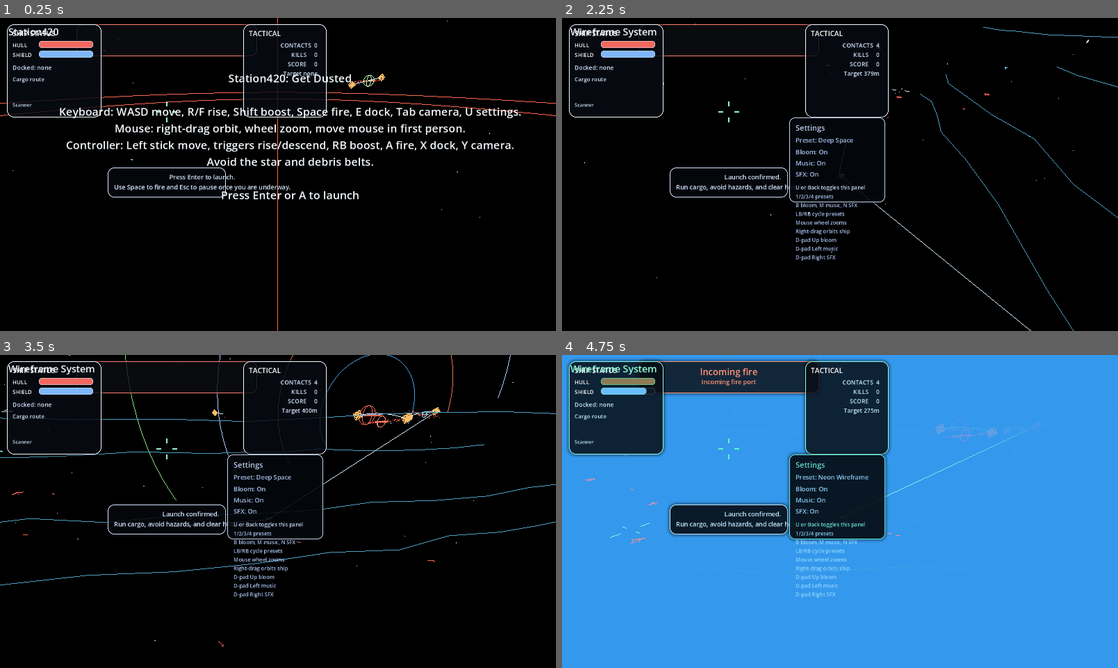
Above: before the commit, frames 1-4 (two rows, left to right).
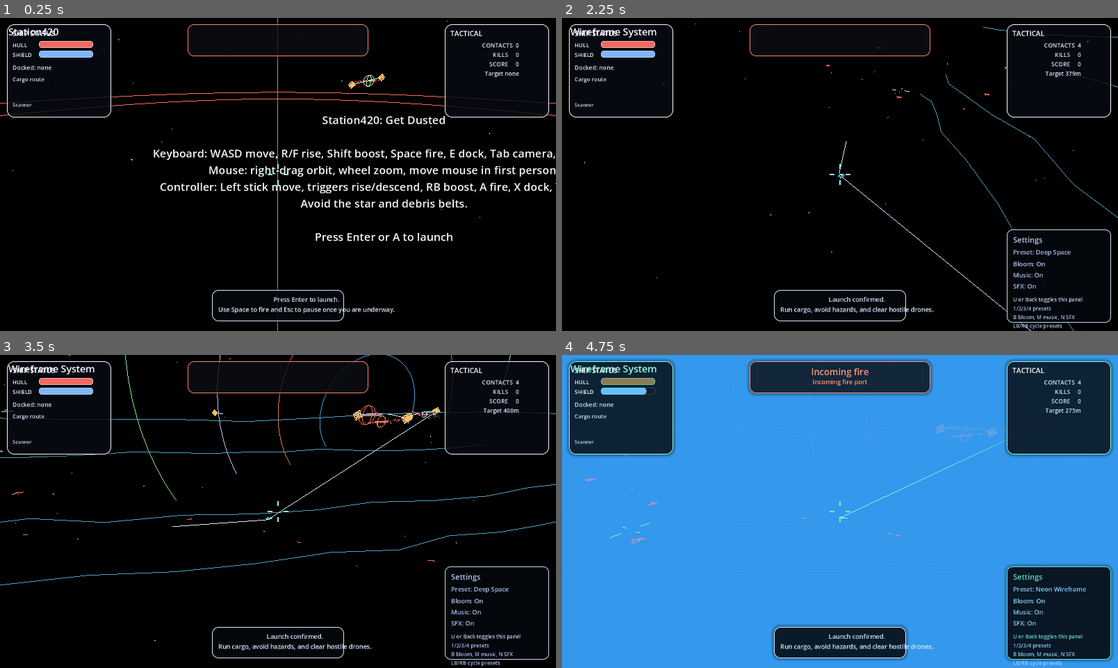
Above: after the commit, the same moments.

Repository: zabesto/Station420
Game: Godot game, scene res://scenes/main.tscn
Two runs of this game, one before a commit and one after it. Both use one fixed random seed, a clock stepped at 60 frames per second and the inputs below.
Inputs (mouse positions are in pixels of both pictures, inside the frame that each line leads up to):
- Up to frame 1 (0.25 s): no input
- Up to frame 2 (2.25 s): tap Enter at 0.5, 0.6 s; move the mouse to (962, 158) at 0.52 s; hold Right (ui_right) 0.53-1.25 s; click (962, 158) at 0.67 s; tap Space at 0.77 s; drag from (728, 190) to (812, 237) at 1.27 s; move the mouse to (895, 105) at 2.02 s; hold Right (ui_right) from 2.03 s (still down); tap U at 2.1 s
- Up to frame 3 (3.5 s): release Right (ui_right) at 2.75 s; drag from (250, 574) to (111, 464) at 2.77 s
- Up to frame 4 (4.75 s): move the mouse to (1006, 558) at 3.52 s; hold Left (ui_left) 3.53-4.25 s; tap 2 at 3.6 s; tap Space at 3.77 s; drag from (673, 464) to (756, 433) at 4.27 s

The runs differ from the first frame. In frame 1, 9.0% of the frame differs, in the area x 10-100%, y 2-98%; in frame 2, 4.2%; in frame 3, 4.4%; in frame 4, 30%, in the area x 13-100%, y 1-100%.

Commit message:
Anchor HUD layout to the viewport

Diff:
--- a/scenes/main.tscn
+++ b/scenes/main.tscn
@@ -37,9 +37,11 @@
 grow_vertical = 2
 
 [node name="TopFrame" type="Panel" parent="CanvasLayer/HUD"]
-offset_left = 220.0
+anchor_left = 0.5
+anchor_right = 0.5
+offset_left = -260.0
 offset_top = 18.0
-offset_right = 740.0
+offset_right = 260.0
 offset_bottom = 110.0
 
 [node name="AlertValue" type="Label" parent="CanvasLayer/HUD/TopFrame"]
@@ -63,7 +65,7 @@
 [node name="LeftFrame" type="Panel" parent="CanvasLayer/HUD"]
 offset_left = 20.0
 offset_top = 18.0
-offset_right = 292.0
+offset_right = 320.0
 offset_bottom = 286.0
 
 [node name="ShipTitle" type="Label" parent="CanvasLayer/HUD/LeftFrame"]
@@ -133,9 +135,11 @@
 text = "Scanner"
 
 [node name="RightFrame" type="Panel" parent="CanvasLayer/HUD"]
-offset_left = 700.0
+anchor_left = 1.0
+anchor_right = 1.0
+offset_left = -320.0
 offset_top = 18.0
-offset_right = 940.0
+offset_right = -20.0
 offset_bottom = 286.0
 
 [node name="CombatTitle" type="Label" parent="CanvasLayer/HUD/RightFrame"]
@@ -156,15 +160,19 @@
 text = "Contacts"
 
 [node name="MessageFrame" type="Panel" parent="CanvasLayer/HUD"]
-offset_left = 310.0
-offset_top = 430.0
-offset_right = 650.0
-offset_bottom = 516.0
+anchor_left = 0.5
+anchor_top = 1.0
+anchor_right = 0.5
+anchor_bottom = 1.0
+offset_left = -190.0
+offset_top = -118.0
+offset_right = 190.0
+offset_bottom = -28.0
 
 [node name="MessageValue" type="Label" parent="CanvasLayer/HUD/MessageFrame"]
 offset_left = 18.0
 offset_top = 14.0
-offset_right = 324.0
+offset_right = 360.0
 offset_bottom = 70.0
 horizontal_alignment = 1
 vertical_alignment = 1
@@ -172,10 +180,14 @@
 text = "Status"
 
 [node name="Reticle" type="Control" parent="CanvasLayer/HUD"]
-offset_left = 450.0
-offset_top = 240.0
-offset_right = 510.0
-offset_bottom = 300.0
+anchor_left = 0.5
+anchor_top = 0.5
+anchor_right = 0.5
+anchor_bottom = 0.5
+offset_left = -30.0
+offset_top = -30.0
+offset_right = 30.0
+offset_bottom = 30.0
 
 [node name="ReticleTop" type="ColorRect" parent="CanvasLayer/HUD/Reticle"]
 offset_left = 28.0
@@ -208,65 +220,72 @@
 [node name="TitleLabel" type="Label" parent="CanvasLayer/HUD"]
 offset_left = 24.0
 offset_top = 20.0
-offset_right = 420.0
+offset_right = 340.0
 offset_bottom = 56.0
 theme_override_font_sizes/font_size = 28
 text = "Station420: Get Dusted"
 
 [node name="DockLabel" type="Label" parent="CanvasLayer/HUD"]
 offset_left = 24.0
-offset_top = 60.0
-offset_right = 420.0
-offset_bottom = 96.0
+offset_top = 298.0
+offset_right = 360.0
+offset_bottom = 330.0
 theme_override_font_sizes/font_size = 20
 text = "Docked: none"
 
 [node name="CargoLabel" type="Label" parent="CanvasLayer/HUD"]
 offset_left = 24.0
-offset_top = 96.0
+offset_top = 332.0
+offset_right = 380.0
+offset_bottom = 362.0
+theme_override_font_sizes/font_size = 17
+text = "Cargo: standby"
+
+[node name="ObjectiveLabel" type="Label" parent="CanvasLayer/HUD"]
+offset_left = 24.0
+offset_top = 362.0
 offset_right = 420.0
-offset_bottom = 132.0
-theme_override_font_sizes/font_size = 18
-text = "Cargo: standby"
-
-[node name="ObjectiveLabel" type="Label" parent="CanvasLayer/HUD"]
-offset_left = 24.0
-offset_top = 132.0
-offset_right = 420.0
-offset_bottom = 168.0
-theme_override_font_sizes/font_size = 18
+offset_bottom = 394.0
+theme_override_font_sizes/font_size = 17
 text = "Objective: standby"
 
 [node name="ScannerLabel" type="Label" parent="CanvasLayer/HUD"]
 offset_left = 24.0
-offset_top = 172.0
+offset_top = 396.0
 offset_right = 360.0
-offset_bottom = 336.0
-theme_override_font_sizes/font_size = 16
+offset_bottom = 470.0
+theme_override_font_sizes/font_size = 15
 text = "Scanner:"
 
 [node name="MessageLabel" type="Label" parent="CanvasLayer/HUD"]
-offset_left = 420.0
-offset_top = 20.0
-offset_right = 930.0
-offset_bottom = 170.0
-horizontal_alignment = 2
-theme_override_font_sizes/font_size = 20
+anchor_left = 0.5
+anchor_right = 0.5
+offset_left = -260.0
+offset_top = 118.0
+offset_right = 260.0
+offset_bottom = 182.0
+horizontal_alignment = 1
+vertical_alignment = 1
+theme_override_font_sizes/font_size = 18
 text = "WASD move, R/F rise and descend.\nStations ride wide planetary orbits around the star."
 
 [node name="CombatLabel" type="Label" parent="CanvasLayer/HUD"]
-offset_left = 720.0
-offset_top = 170.0
-offset_right = 930.0
-offset_bottom = 300.0
-horizontal_alignment = 2
-theme_override_font_sizes/font_size = 18
+anchor_left = 1.0
+anchor_right = 1.0
+offset_left = -300.0
+offset_top = 298.0
+offset_right = -20.0
+offset_bottom = 380.0
+horizontal_alignment = 0
+theme_override_font_sizes/font_size = 17
 text = "Hull 100\nShields 100\nContacts 0"
 
 [node name="AlertLabel" type="Label" parent="CanvasLayer/HUD"]
-offset_left = 210.0
+anchor_left = 0.5
+anchor_right = 0.5
+offset_left = -270.0
 offset_top = 26.0
-offset_right = 750.0
+offset_right = 270.0
 offset_bottom = 96.0
 horizontal_alignment = 1
 theme_override_font_sizes/font_size = 26
@@ -274,29 +293,39 @@
 
 [node name="PauseLabel" type="Label" parent="CanvasLayer/HUD"]
 visible = false
-offset_left = 240.0
-offset_top = 200.0
-offset_right = 720.0
-offset_bottom = 340.0
+anchor_left = 0.5
+anchor_top = 0.5
+anchor_right = 0.5
+anchor_bottom = 0.5
+offset_left = -280.0
+offset_top = -120.0
+offset_right = 280.0
+offset_bottom = 20.0
 horizontal_alignment = 1
 vertical_alignment = 1
 theme_override_font_sizes/font_size = 34
 text = "Paused\nPress Esc to resume"
 
 [node name="StartLabel" type="Label" parent="CanvasLayer/HUD"]
-offset_left = 170.0
-offset_top = 150.0
-offset_right = 790.0
-offset_bottom = 390.0
+anchor_left = 0.5
+anchor_top = 0.5
+anchor_right = 0.5
+anchor_bottom = 0.5
+offset_left = -360.0
+offset_top = -180.0
+offset_right = 360.0
+offset_bottom = 80.0
 horizontal_alignment = 1
 vertical_alignment = 1
 theme_override_font_sizes/font_size = 32
 text = "Station420: Get Dusted\n\nKeyboard: WASD move, R/F rise, Shift boost, Space fire, E dock, Tab camera, U setting …(222 unchanged characters)…
 
 [node name="HitLabel" type="Label" parent="CanvasLayer/HUD"]
-offset_left = 285.0
+anchor_left = 0.5
+anchor_right = 0.5
+offset_left = -190.0
 offset_top = 96.0
-offset_right = 665.0
+offset_right = 190.0
 offset_bottom = 156.0
 horizontal_alignment = 1
 theme_override_font_sizes/font_size = 24
@@ -304,10 +333,14 @@
 
 [node name="SettingsPanel" type="Panel" parent="CanvasLayer/HUD"]
 visible = false
-offset_left = 654.0
-offset_top = 286.0
-offset_right = 930.0
-offset_bottom = 530.0
+anchor_left = 1.0
+anchor_top = 1.0
+anchor_right = 1.0
+anchor_bottom = 1.0
+offset_left = -320.0
+offset_top = -292.0
+offset_right = -20.0
+offset_bottom = -24.0
 
 [node name="SettingsTitle" type="Label" parent="CanvasLayer/HUD/SettingsPanel"]
 offset_left = 18.0
